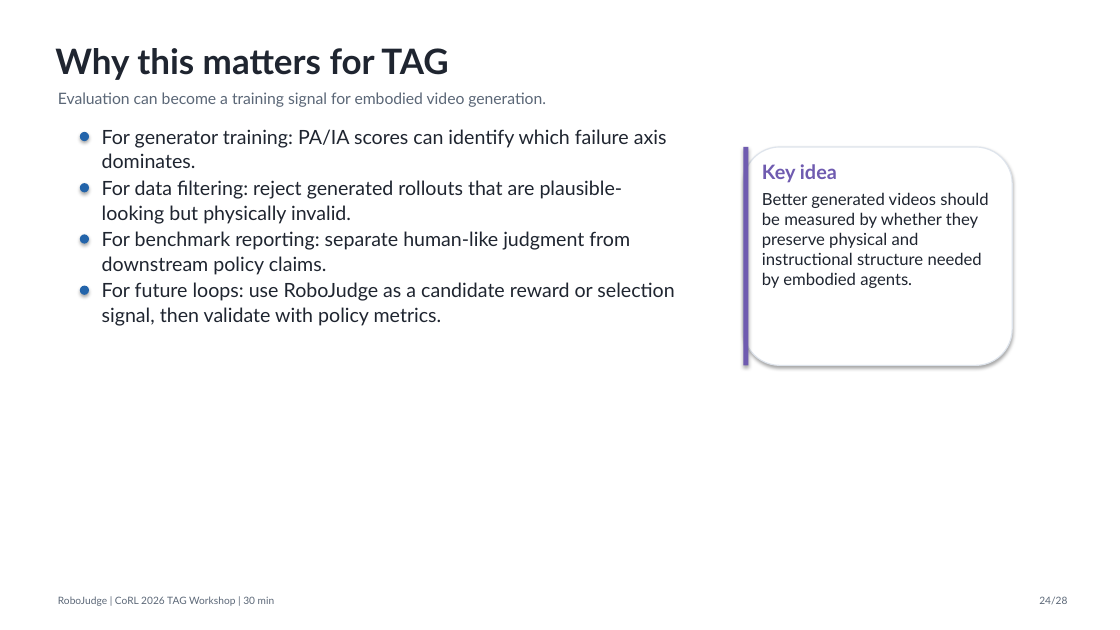
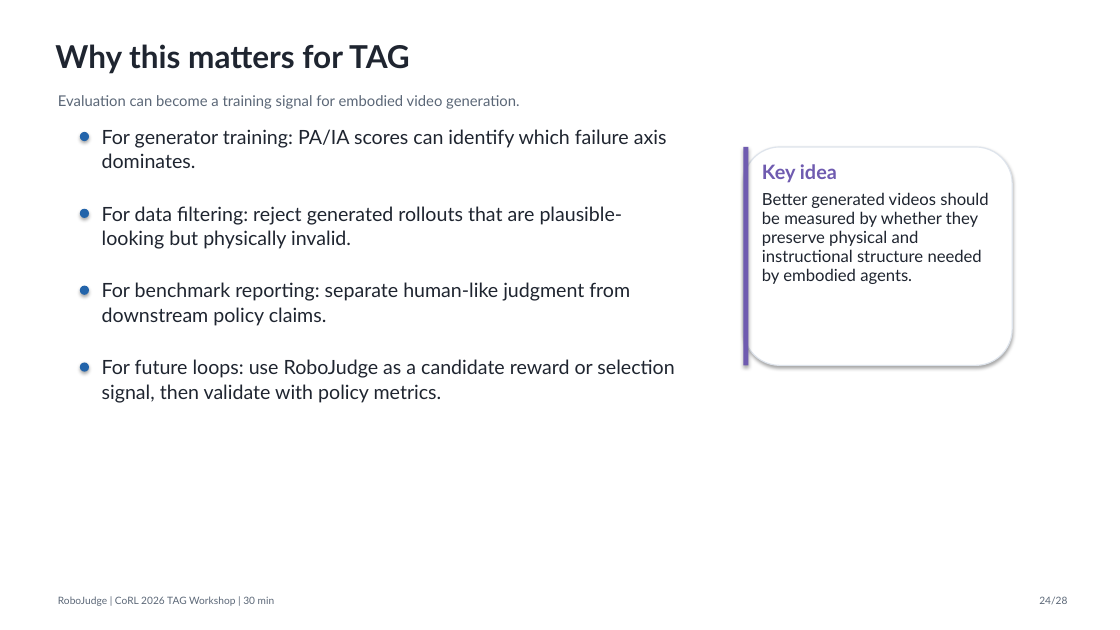
Before and after one commit to SiyuanMaCS/SiyuanMaCS.github.io, a slide deck: slide 24 of RoboJudge-slides/RoboJudge_CoRL_TAG_full_30min.pptx. Drawn at 1120x630 pixels with LibreOffice and Linux fonts; fonts in the diff are those of the drawing. Boxes give left, top, right and bottom in pixels: in the first picture for what was removed or moved away, otherwise in the second. Text is boxed around its words. In the diff, an @@ line names an element or a change of style, - is before the commit and + after.

Commit message:
Refresh RoboJudge workshop slides

```diff
--- a/RoboJudge-slides/RoboJudge_CoRL_TAG_full_30min.pptx
+++ b/RoboJudge-slides/RoboJudge_CoRL_TAG_full_30min.pptx
@@ text "Why this matters for TAG" at (x1=55, y1=44, x2=410, y2=74): size 30 to 27 pt @@
@@ text "Evaluation can become a training ..." at (x1=58, y1=95, x2=519, y2=109): size 13.5 to 12.7 pt @@
@@ ellipse moved from (x1=80, y1=183, x2=89, y2=192) to (x1=80, y1=208, x2=89, y2=218) @@
@@ text "For data filtering: reject generated ..." moved from (x1=102, y1=180, x2=623, y2=224) to (x1=102, y1=206, x2=623, y2=249) @@
@@ text "Better generated videos should be ..." at (x1=762, y1=192, x2=988, y2=284): line spacing 1 to 0.95 @@
@@ text "For benchmark reporting: separate human-like ..." moved from (x1=102, y1=231, x2=630, y2=275) to (x1=102, y1=282, x2=630, y2=326) @@
@@ text "For future loops: use RoboJudge ..." moved from (x1=102, y1=282, x2=674, y2=326) to (x1=102, y1=359, x2=674, y2=403) @@
@@ ellipse moved from (x1=80, y1=234, x2=89, y2=244) to (x1=80, y1=363, x2=89, y2=372) @@
```
Also in this commit, not shown: 27 other slides changed, 5 other files.
